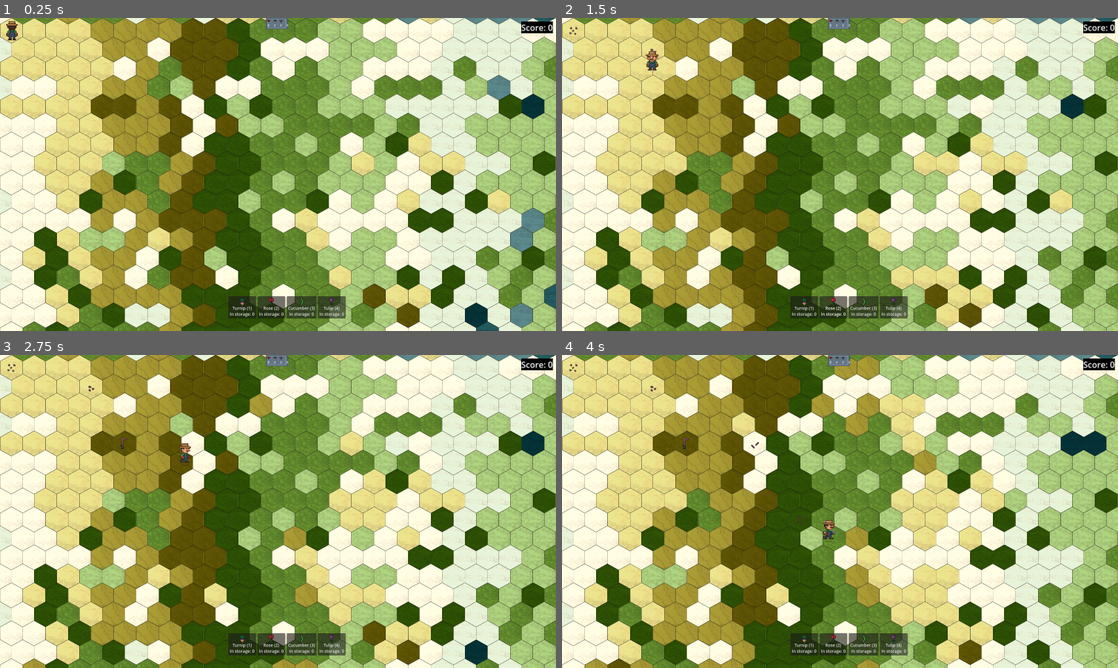
Above: before the commit, frames 1-4 (two rows, left to right).
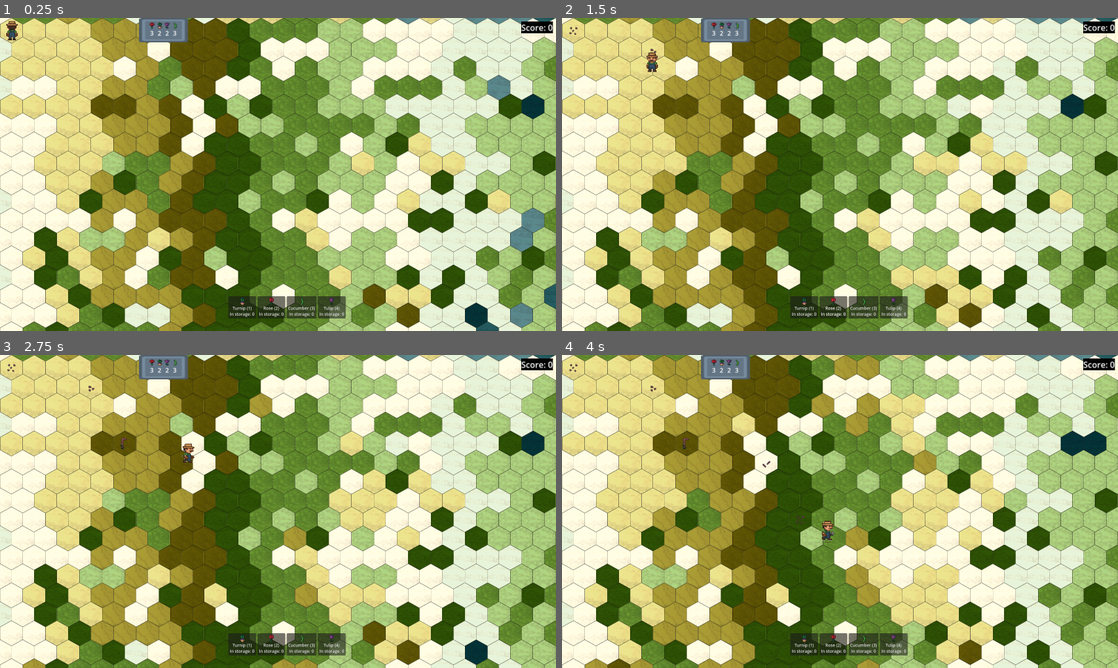
Above: after the commit, the same moments.

Repository: BlueDespero/slavicgamejam2025
Game: Godot game, scene res://main.tscn
Two runs of this game, one before a commit and one after it. Both use one fixed random seed, a clock stepped at 60 frames per second and the inputs below.
Inputs (mouse positions are in pixels of both pictures, inside the frame that each line leads up to):
- Up to frame 1 (0.25 s): no input
- Up to frame 2 (1.5 s): tap Enter at 0.5 s; move the mouse to (962, 158) at 0.52 s; tap 1 at 0.6 s; click (962, 158) at 0.67 s; move the mouse to (728, 190) at 1.27 s; tap 2 at 1.35 s; click (728, 190) at 1.42 s
- Up to frame 3 (2.75 s): move the mouse to (333, 442) at 2.02 s; tap 3 at 2.1 s; click (333, 442) at 2.17 s
- Up to frame 4 (4 s): move the mouse to (812, 574) at 2.77 s; tap 4 at 2.85 s; click (812, 574) at 2.92 s; move the mouse to (1006, 558) at 3.52 s; tap 1 at 3.6 s; click (1006, 558) at 3.67 s

The runs differ from the first frame. In frame 1, 0.8% of the frame differs, in the area x 25-52%, y 0-8%; in frame 2, 0.9%; in frame 3, 1.0%; in frame 4, 1.0%, in the area x 25-52%, y 0-60%.

Commit message:
Update UI

Diff:
--- a/GUI/gui.tscn
+++ b/GUI/gui.tscn
@@ -8,11 +8,14 @@
 [node name="GUI" type="Node"]
 
 [node name="TopBar" type="HBoxContainer" parent="."]
-clip_contents = true
-custom_minimum_size = Vector2(0, 64)
-anchors_preset = 10
-anchor_right = 1.0
+anchors_preset = 5
+anchor_left = 0.5
+anchor_right = 0.5
+offset_left = -800.0
+offset_right = -672.0
+offset_bottom = 64.0
 grow_horizontal = 2
+scale = Vector2(2.2, 2.2)
 size_flags_horizontal = 3
 size_flags_vertical = 3
 alignment = 1
@@ -25,6 +28,7 @@
 
 [node name="Orders" parent="TopBar" instance=ExtResource("2_cor1f")]
 layout_mode = 2
+theme_override_constants/separation = 0
 
 [node name="BottomBar" type="HBoxContainer" parent="."]
 anchors_preset = 7
--- a/GUI/ingredient.tscn
+++ b/GUI/ingredient.tscn
@@ -8,7 +8,10 @@
 region = Rect2(0, 0, 16, 16)
 
 [node name="Ingredient" type="VBoxContainer"]
-custom_minimum_size = Vector2(32, 64)
+custom_minimum_size = Vector2(20, 0)
+offset_right = 16.0
+offset_bottom = 39.0
+theme_override_constants/separation = 0
 alignment = 1
 script = ExtResource("1_762re")
 
--- a/map/terrain.gd
+++ b/map/terrain.gd
@@ -24,17 +24,6 @@
 			water[coords] = atlas.y
 
 	update_terrain()
-
-
-func _input(event):
-	if (
-		event is InputEventMouseButton
-		and event.button_index == MOUSE_BUTTON_LEFT and event.is_pressed()
-	):
-		var mouse_pos = get_global_mouse_position()
-		var clicked_tile_coords = local_to_map(mouse_pos)
-		print("Clicked at: ", clicked_tile_coords)
-		print("Tile position: ", map_to_local(clicked_tile_coords))
 
 
 func _process(delta: float) -> void:
--- a/plants/base_plant.gd
+++ b/plants/base_plant.gd
@@ -35,9 +35,6 @@
 	if current_stage < growth_stages - 1:
 		current_stage += growth_rate
 		update_sprite()
-		print(plant_name, " grew to stage: ", current_stage)
-	else:
-		print(plant_name, " is fully grown!")
 
 func update_sprite():
 	"""Update the sprite based on current stage"""
--- a/player/player.gd
+++ b/player/player.gd
@@ -15,9 +15,10 @@
 		and event.button_index == MOUSE_BUTTON_LEFT and event.is_pressed()
 	):
 		var mouse_pos = get_global_mouse_position()
-		var clicked_tile_coords = tile_map.local_to_map(mouse_pos)
-		print("Tile coordinates: ", clicked_tile_coords)
-		target_position = tile_map.map_to_local(clicked_tile_coords)
+		var local_mouse_pos = tile_map.to_local(mouse_pos)
+		var clicked_tile_coords = tile_map.local_to_map(local_mouse_pos)
+		var target_position_local = tile_map.map_to_local(clicked_tile_coords)
+		target_position = tile_map.to_global(target_position_local)
 
 func _physics_process(delta):
 	var direction = global_position.direction_to(target_position)
